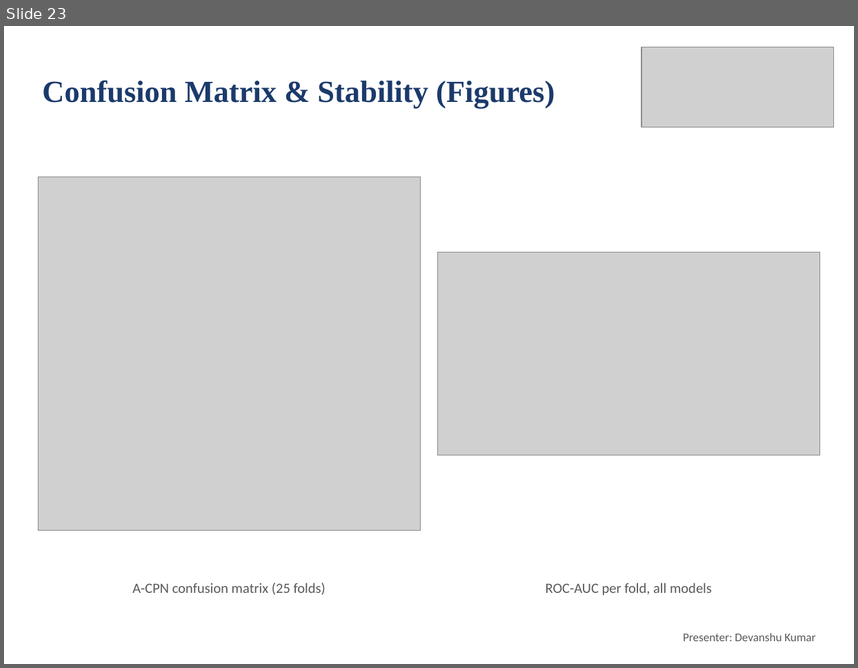
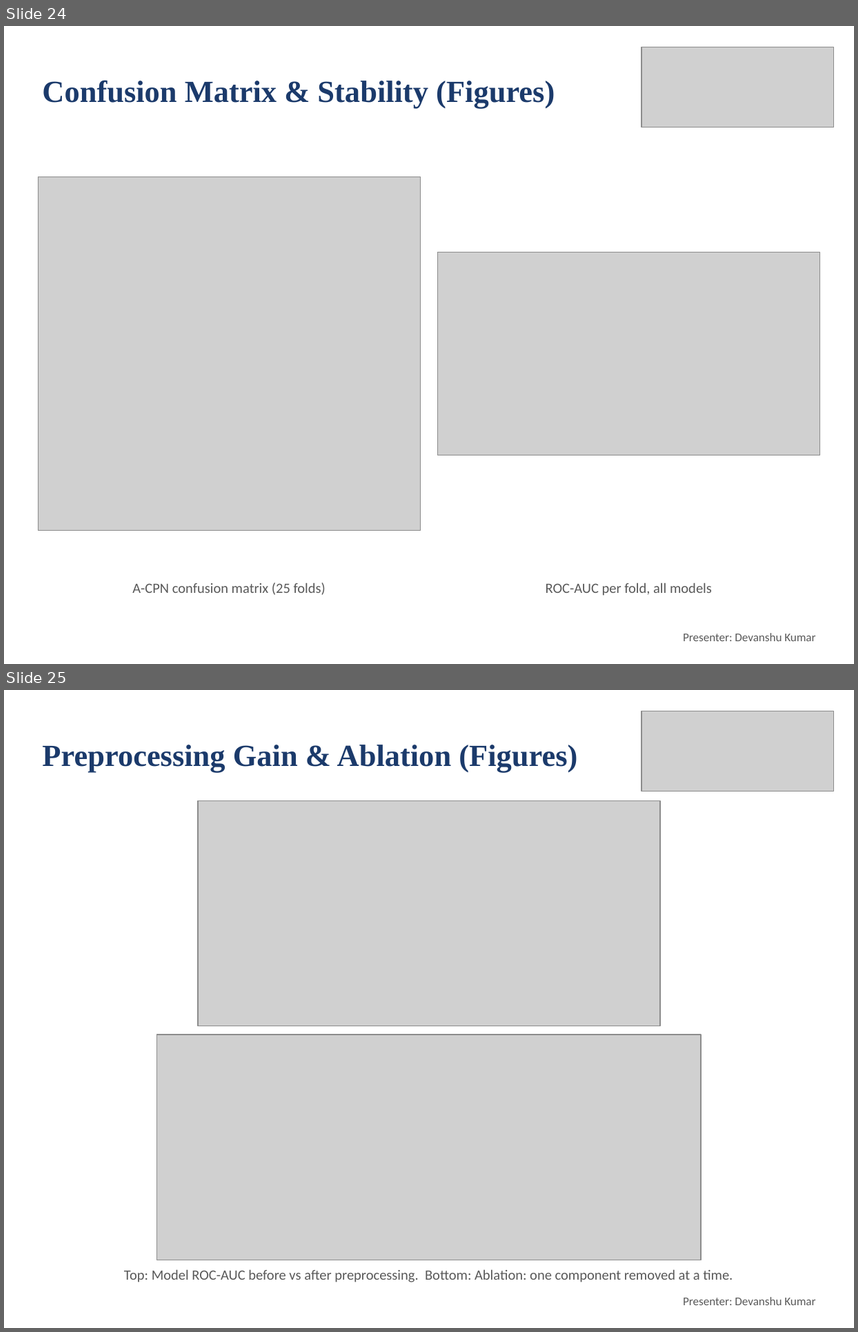
Before and after one commit to deepankarkumar1310/hadoop-ml-algorithm-, a slide deck: docs/Review2_Deck.pptx. Shown one above the other, each under a label of ours: slide 23 before the commit, slides 24 and 25 after it. The pictures are 858x668 and 858x1332 pixels, drawn with LibreOffice and Linux fonts; fonts in the diff are those of the drawing; grey boxes stand for pictures. Boxes give left, top, right and bottom in pixels: in the first picture for what was removed or moved away, otherwise in the second. Text is boxed around its words. In the diff, an @@ line names an element or a change of style, - is before the commit and + after.

Commit message:
One owner per slide, figure and notebook section; per-owner Colab checks

```diff
--- a/docs/Review2_Deck.pptx
+++ b/docs/Review2_Deck.pptx
@@ slide 25 added at bbox=[4, 690, 854, 1328], background #FFFFFF @@
@@ picture added at bbox=[642, 711, 833, 791] @@
@@ title added at bbox=[42, 745, 577, 772], 26 pt, text #1B3A6B, bold @@
+Preprocessing Gain & Ablation (Figures)
@@ picture added at bbox=[198, 800, 660, 1026] @@
@@ picture added at bbox=[157, 1034, 701, 1259] @@
@@ text added at bbox=[124, 1269, 733, 1282], 12 pt, text #595959 @@
+Top: Model ROC-AUC before vs after preprocessing. Bottom: Ablation: one component removed at a time.
@@ text added at bbox=[683, 1297, 815, 1305], 10 pt, text #595959 @@
+Presenter: Devanshu Kumar
@@ what was slide 23 is now slide 24 @@
```
Also in this commit, not shown: 8 slides changed, 1 other slide added, 6 other files.
